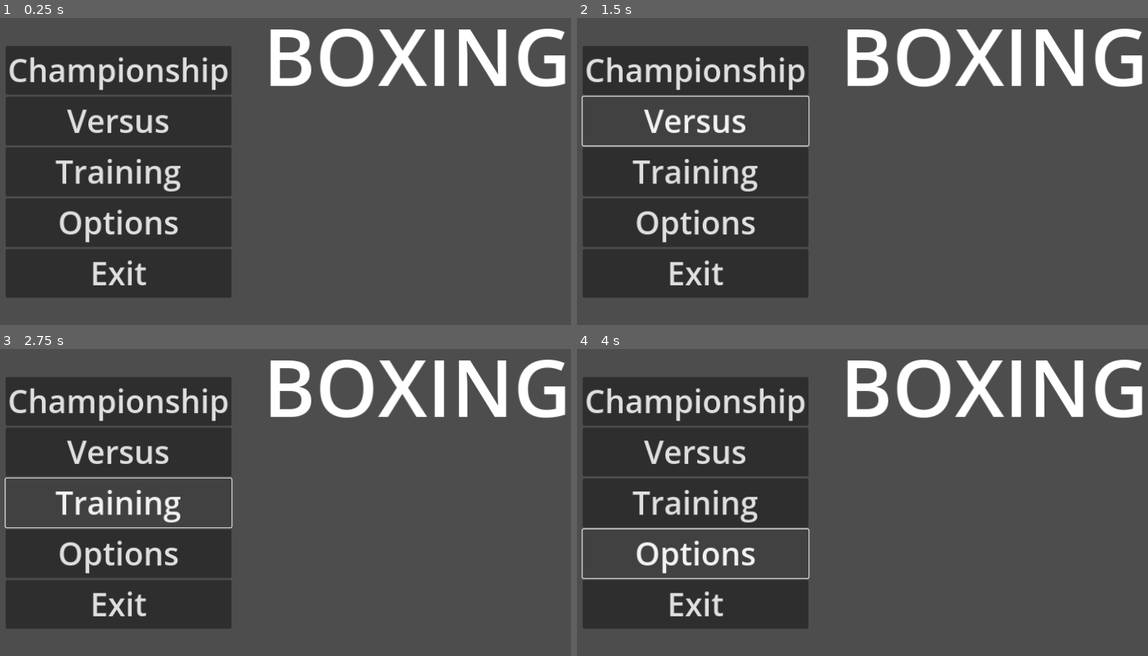
Above: before the commit, frames 1-4 (two rows, left to right).
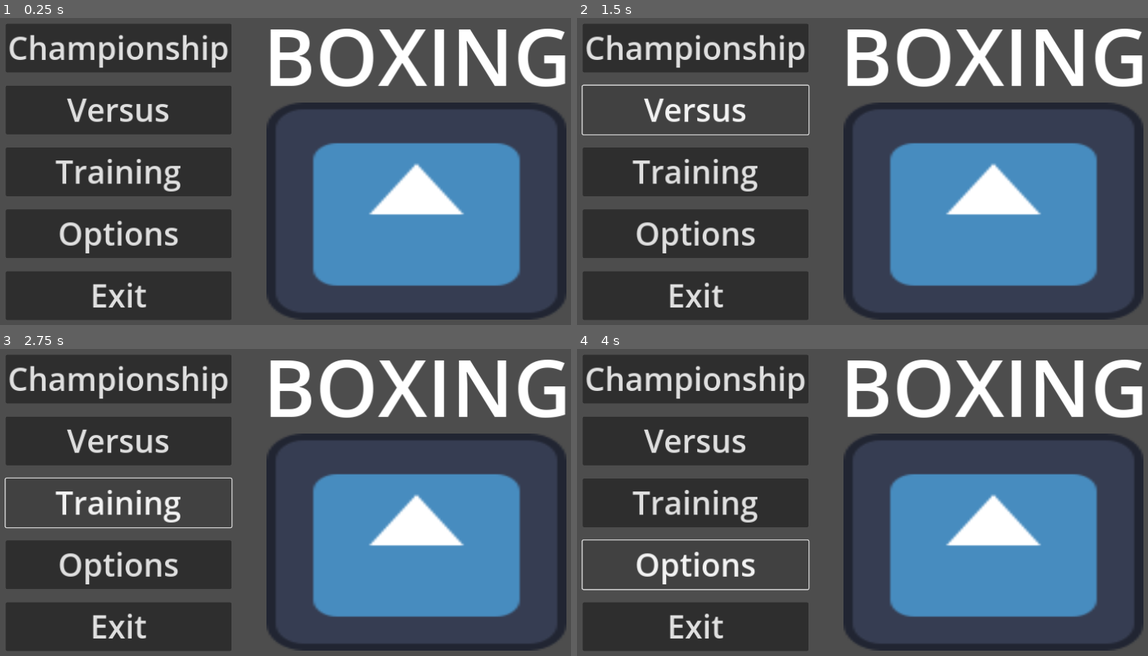
Above: after the commit, the same moments.

Repository: Eefschmeef2310/GDS1-Lab4
Game: Godot game, scene res://scenes/main_menu.tscn
Two runs of this game, one before a commit and one after it. Both use one fixed random seed, a clock stepped at 60 frames per second and the inputs below. The engine's default icon, where the game draws it, is replaced by a stand-in: a white triangle on a blue panel in a dark square.
Inputs:
- Up to frame 1 (0.25 s): no input
- Up to frame 2 (1.5 s): click "Championship" at 0.5 s; click "Versus" at 1.25 s
- Up to frame 3 (2.75 s): click "Training" at 2 s
- Up to frame 4 (4 s): click "Options" at 2.75 s; hold D (Right) from 3.53 s (still down)

The runs differ from the first frame. In frame 1, 37% of the frame differs, in the area x 1-100%, y 1-99%; in frame 2, 36%; in frame 3, 37%; in frame 4, 36%.

Commit message:
Update main_menu.tscn

Diff:
--- a/scenes/main_menu.tscn
+++ b/scenes/main_menu.tscn
@@ -1,6 +1,7 @@
-[gd_scene load_steps=3 format=3 uid="uid://vbfioqyrxy0v"]
+[gd_scene load_steps=4 format=3 uid="uid://vbfioqyrxy0v"]
 
 [ext_resource type="Script" path="res://scenes/main_menu.gd" id="1_hh7e3"]
+[ext_resource type="Texture2D" uid="uid://ifv7d6ijolyw" path="res://icon.svg" id="2_61emo"]
 
 [sub_resource type="LabelSettings" id="LabelSettings_743dm"]
 font_size = 150
@@ -29,6 +30,7 @@
 
 [node name="VBoxContainer" type="VBoxContainer" parent="MarginContainer/HBoxContainer"]
 layout_mode = 2
+theme_override_constants/separation = 25
 alignment = 1
 
 [node name="Championship" type="Button" parent="MarginContainer/HBoxContainer/VBoxContainer"]
@@ -64,4 +66,9 @@
 label_settings = SubResource("LabelSettings_743dm")
 horizontal_alignment = 2
 
+[node name="Icon" type="Sprite2D" parent="."]
+position = Vector2(818, 398)
+scale = Vector2(4.4375, 3.20313)
+texture = ExtResource("2_61emo")
+
 [connection signal="pressed" from="MarginContainer/HBoxContainer/VBoxContainer/Exit" to="." method="_on_exit_pressed"]
